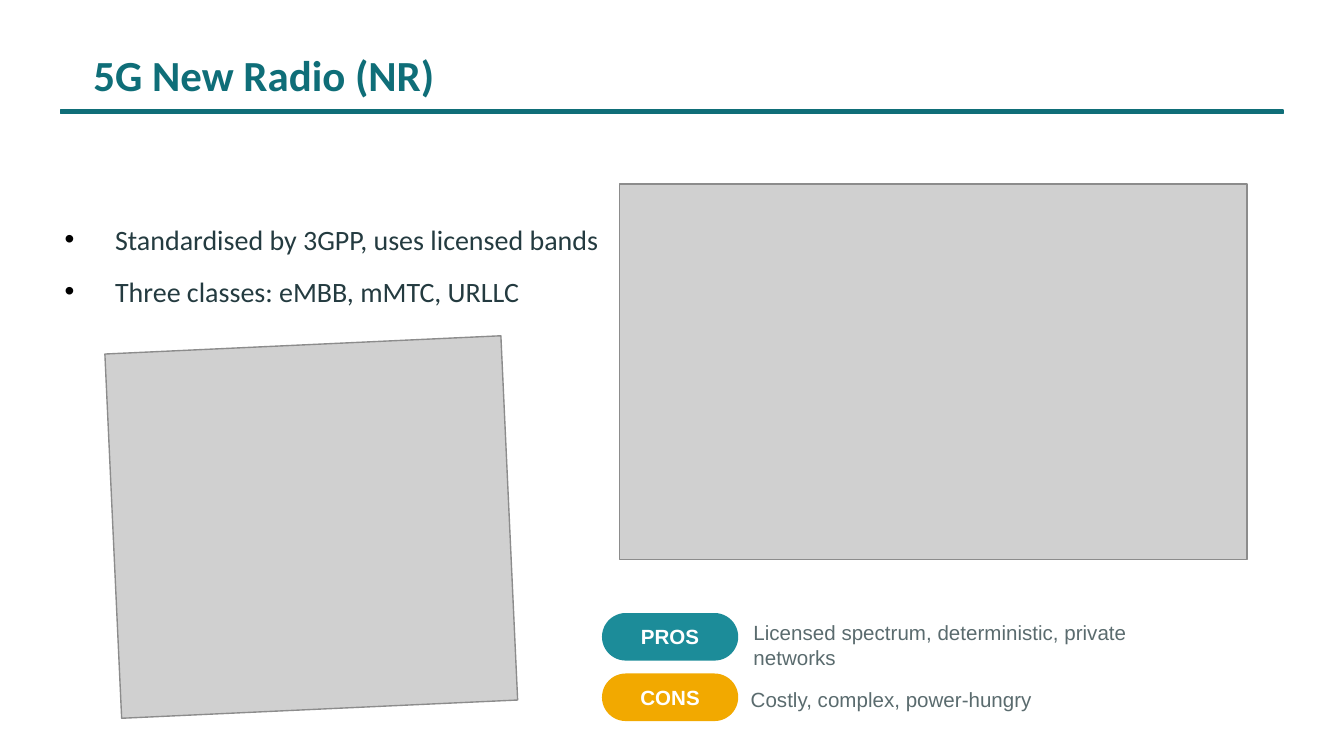
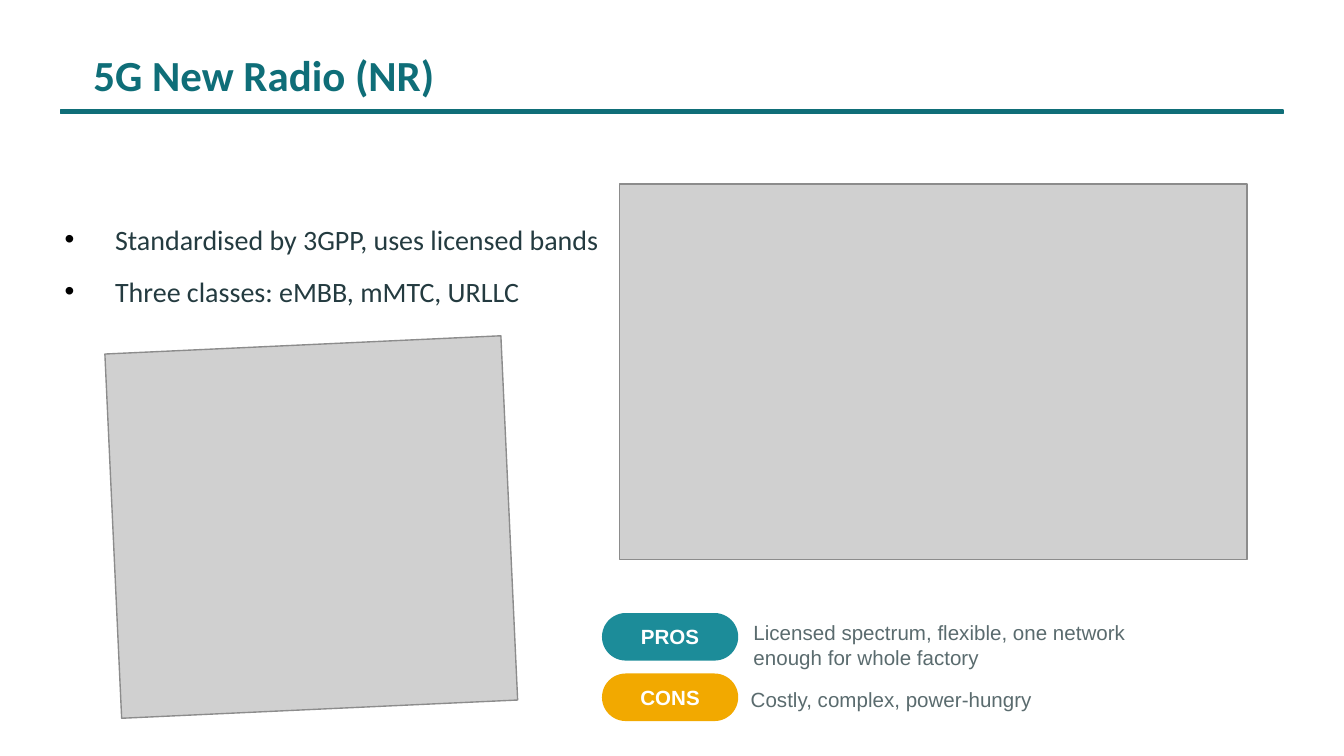
Before and after one commit to muji567/Industrial_-Communication_-Standard_B5, a slide deck: slide 13 of ics_presentation.pptx. Drawn at 1344x756 pixels with LibreOffice and Linux fonts; fonts in the diff are those of the drawing; grey boxes stand for pictures. Boxes give left, top, right and bottom in pixels: in the first picture for what was removed or moved away, otherwise in the second. Text is boxed around its words. In the diff, an @@ line names an element or a change of style, - is before the commit and + after.

```diff
--- a/ics_presentation.pptx
+++ b/ics_presentation.pptx
@@ text at [753,625,1125,670]: text changed @@
-Licensed spectrum, deterministic, private networks
+Licensed spectrum, flexible, one network enough for whole factory
```
Also in this commit, not shown: 3 other slides changed.
